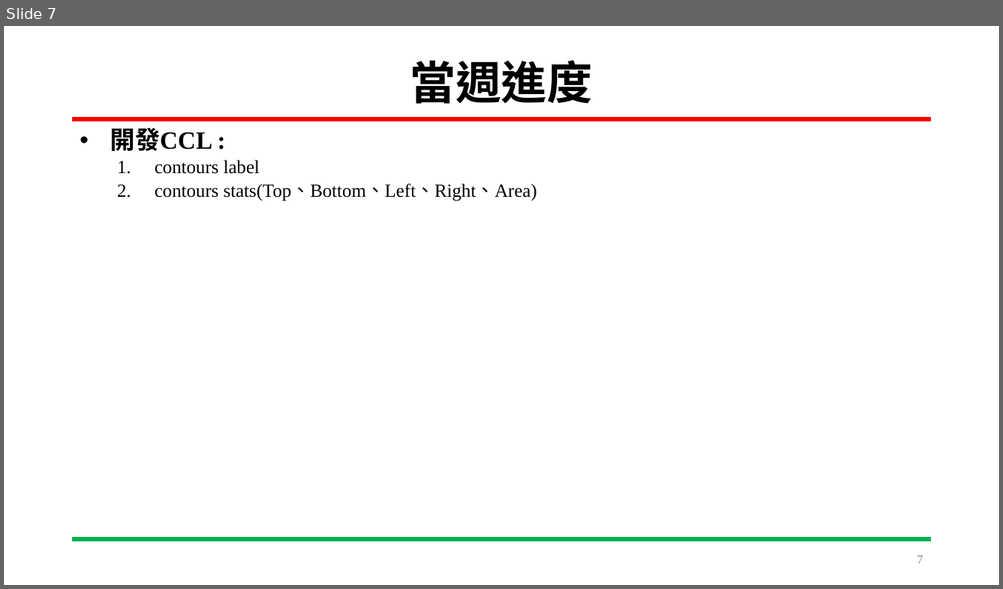
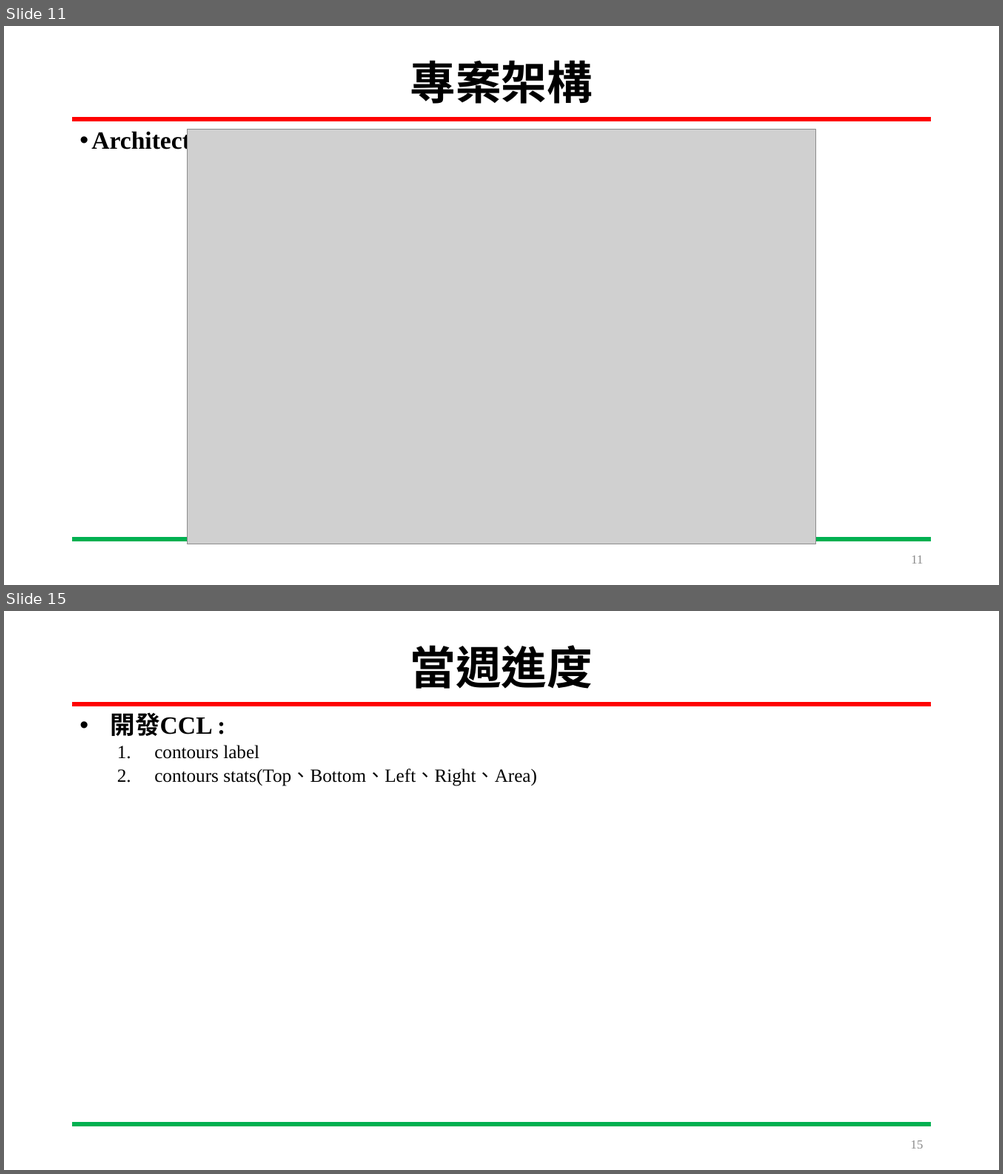
Before and after one commit to HOURFA/SoC_course, a slide deck: final_project/N03-DevelopmentLog/SoC_Final_project.pptx. Shown one above the other, each under a label of ours: slide 7 before the commit, slides 11 and 15 after it; the slides between them are not shown. The pictures are 1003x589 and 1003x1174 pixels, drawn with LibreOffice and Linux fonts; fonts in the diff are those of the drawing; grey boxes stand for pictures. Boxes give left, top, right and bottom in pixels: in the first picture for what was removed or moved away, otherwise in the second. Text is boxed around its words. In the diff, an @@ line names an element or a change of style, - is before the commit and + after.

Commit message:
11.30 (1)制定驗證方法 (2)新增架構、流程圖

```diff
--- a/final_project/N03-DevelopmentLog/SoC_Final_project.pptx
+++ b/final_project/N03-DevelopmentLog/SoC_Final_project.pptx
@@ slide 11 added at bbox=[4, 26, 999, 585], background #FFFFFF; not listed: 2 template elements that a slide beside it also shows @@
@@ title added at bbox=[410, 60, 592, 104], 44 pt, text #000000, bold @@
+專案架構
@@ text added at bbox=[91, 130, 225, 154], 24 pt, text #000000, bold @@
+• Architecture
@@ picture added at bbox=[188, 129, 816, 545] @@
@@ page number added at bbox=[910, 556, 922, 564], 12 pt, text #8C8C8C @@
+11
@@ what was slide 7 is now slide 15 @@
@@ page number at bbox=[910, 1141, 923, 1149]: text changed @@
-7
+15
```
Also in this commit, not shown: 2 slides changed, 7 other slides added, 1 other file.
